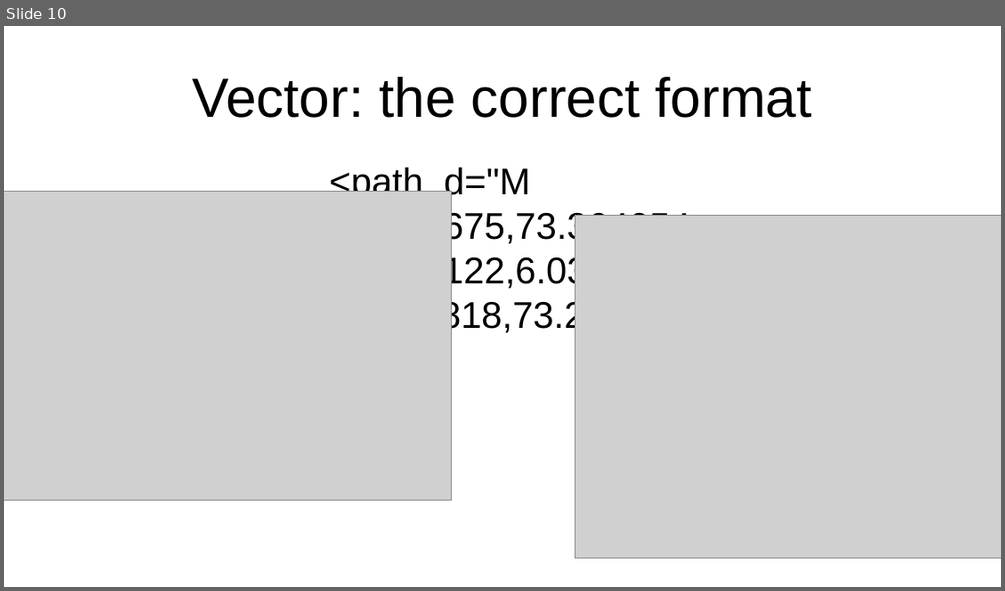
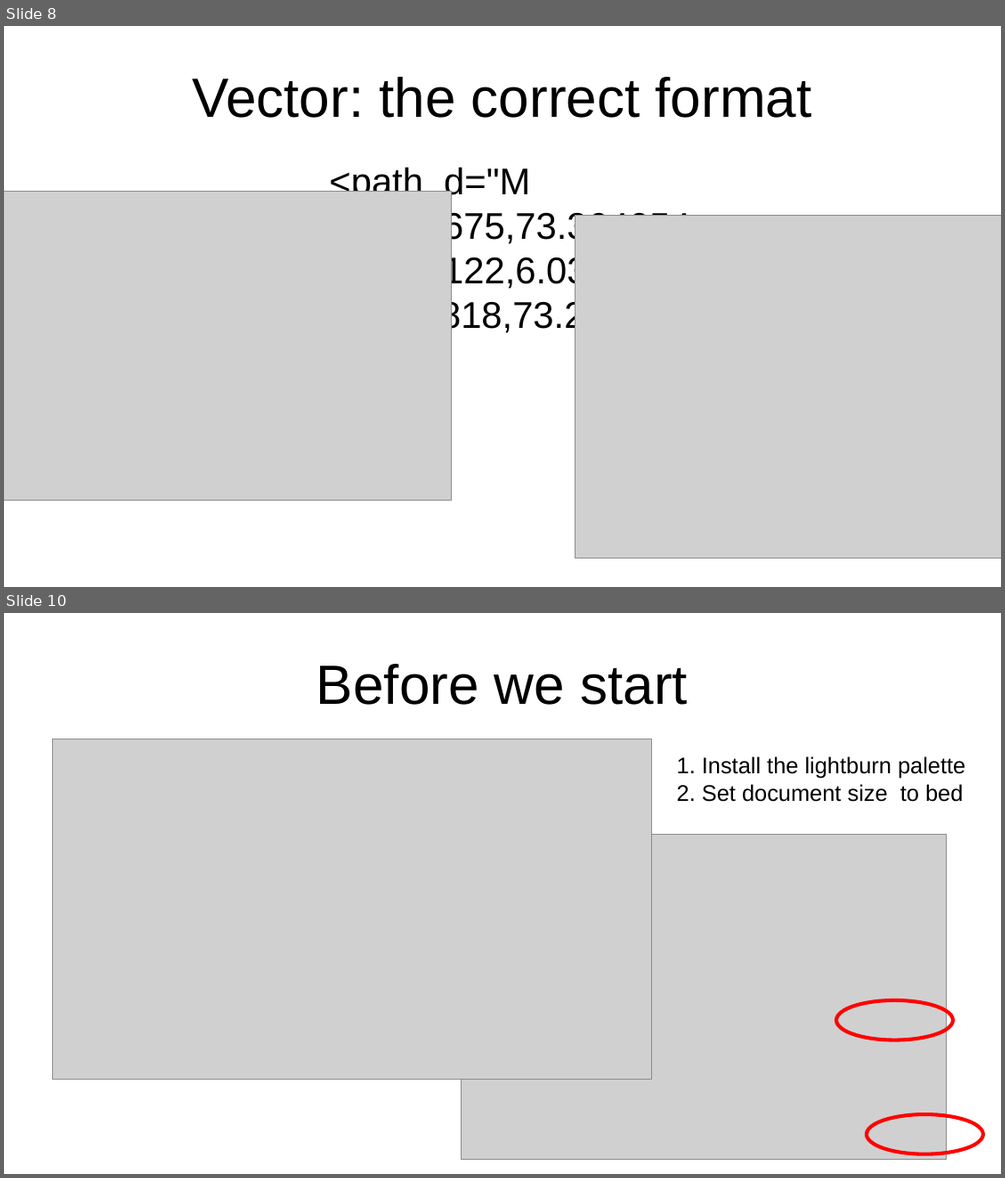
Before and after one commit to turbor/fri3d2026-inkscape, a slide deck: presentation.odp. Shown one above the other, each under a label of ours: slide 10 before the commit, slides 8 and 10 after it; the slides between them are not shown. The pictures are 1005x591 and 1005x1178 pixels, drawn with LibreOffice and Linux fonts; fonts in the diff are those of the drawing; grey boxes stand for pictures. Boxes give left, top, right and bottom in pixels: in the first picture for what was removed or moved away, otherwise in the second. Text is boxed around its words. In the diff, an @@ line names an element or a change of style, - is before the commit and + after.

```diff
--- a/presentation.odp
+++ b/presentation.odp
@@ slide 10 added at [4,613,1001,1174], background #FFFFFF @@
@@ title added at [316,664,688,705], 44 pt, text #000000 @@
+Before we start
@@ picture added at [53,739,653,1079] @@
@@ text added at [677,756,965,802], 18 pt, text #000000 @@
+1. Install the lightburn palette
+2. Set document size to bed
@@ picture added at [461,834,947,1159] @@
@@ ellipse added at [836,1000,953,1040], outline #FF0000 2.89 pt @@
@@ ellipse added at [867,1114,984,1154], outline #FF0000 2.89 pt @@
@@ what was slide 10 is now slide 8 @@
```
Also in this commit, not shown: 9 slides changed, 11 other slides added, 5 slides removed, 9 other files.
